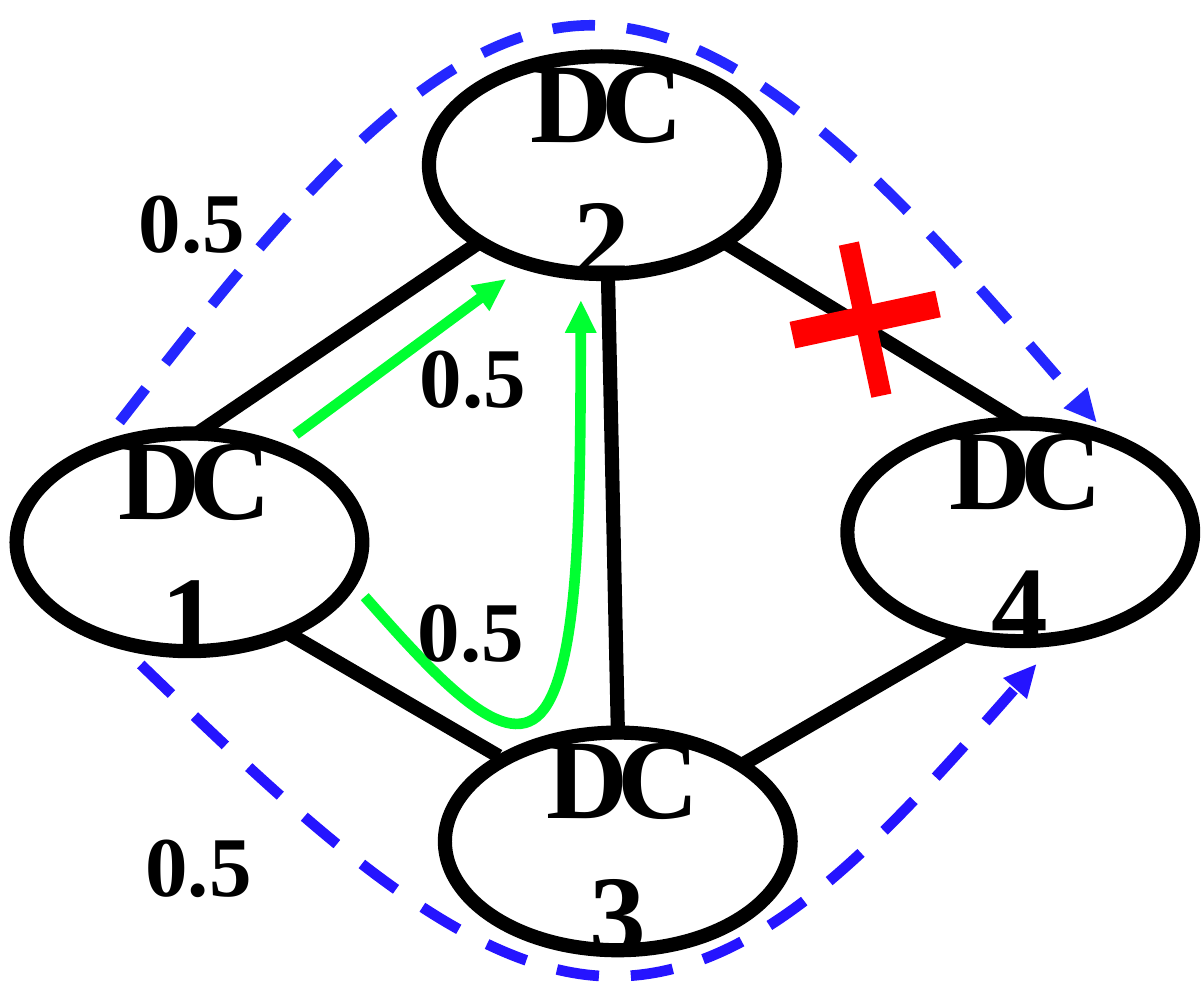
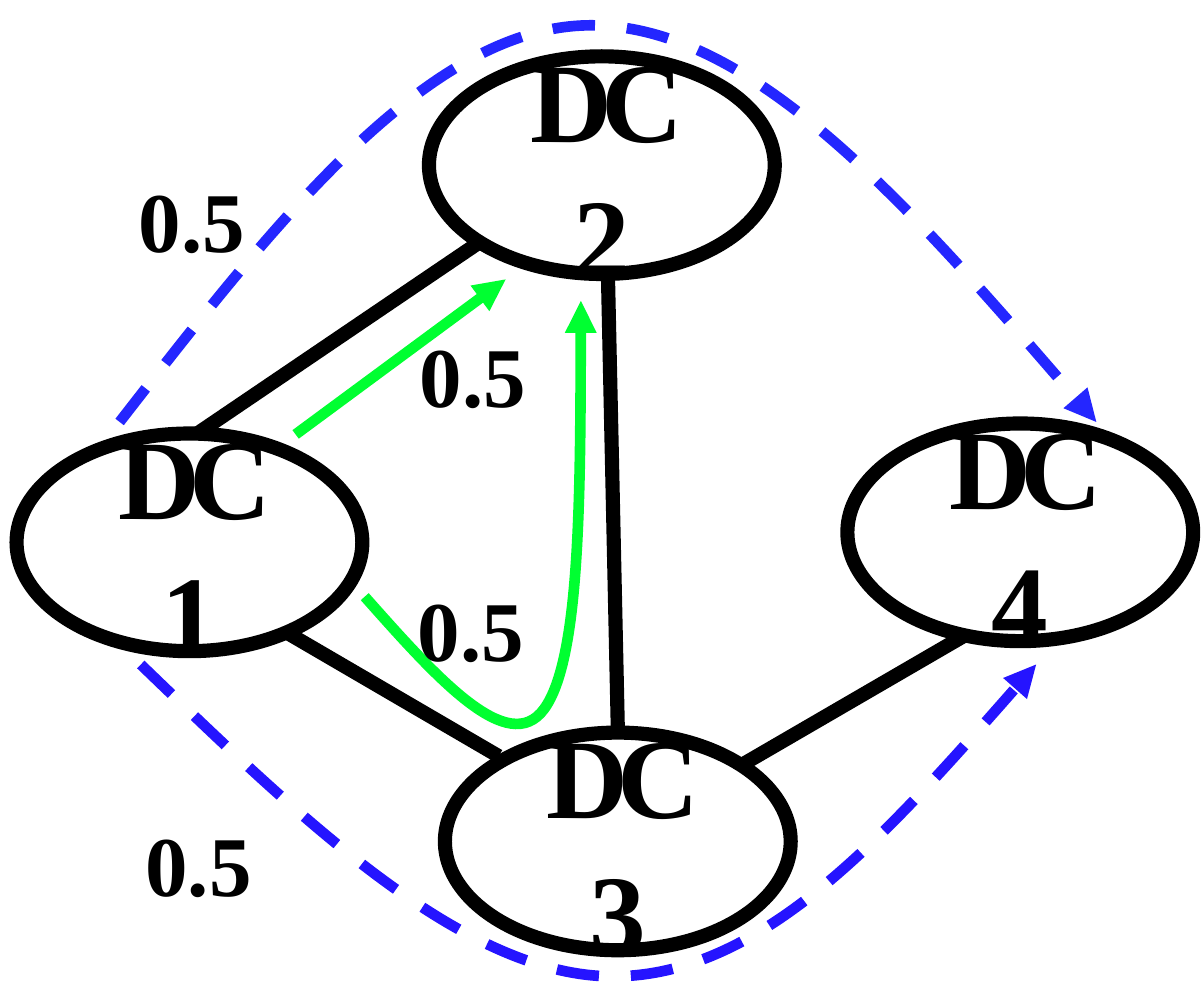
Before and after one commit to TEDAT-team/TEDAT, a slide deck: slide 1 of fig/recovery-1.pptx. Drawn at 1204x989 pixels with LibreOffice and Linux fonts; fonts in the diff are those of the drawing. Boxes give left, top, right and bottom in pixels: in the first picture for what was removed or moved away, otherwise in the second. Text is boxed around its words. In the diff, an @@ line names an element or a change of style, - is before the commit and + after.

```diff
--- a/fig/recovery-1.pptx
+++ b/fig/recovery-1.pptx
@@ plus removed at bbox=[776, 229, 953, 412] @@
@@ line removed from (724, 242) to (1036, 431) @@
```
Also in this commit, not shown: 7 other files.
